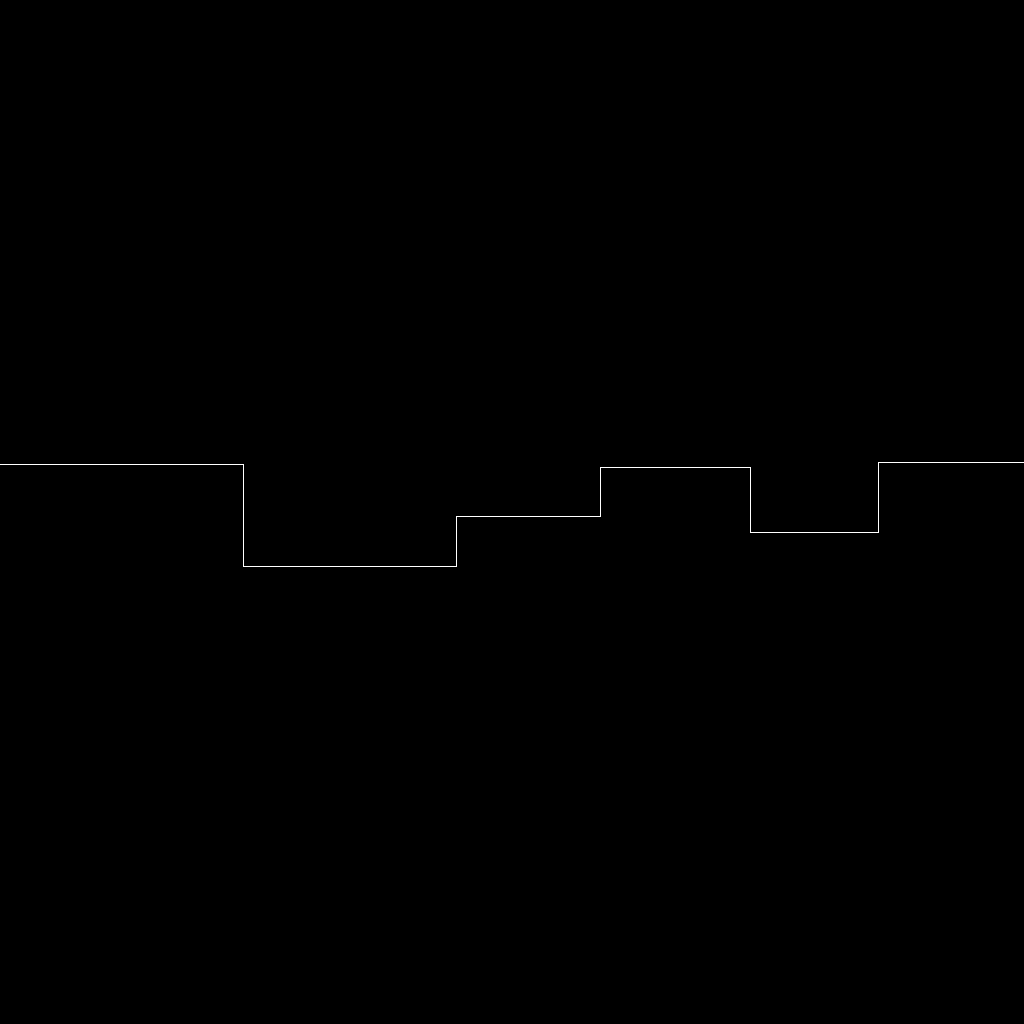
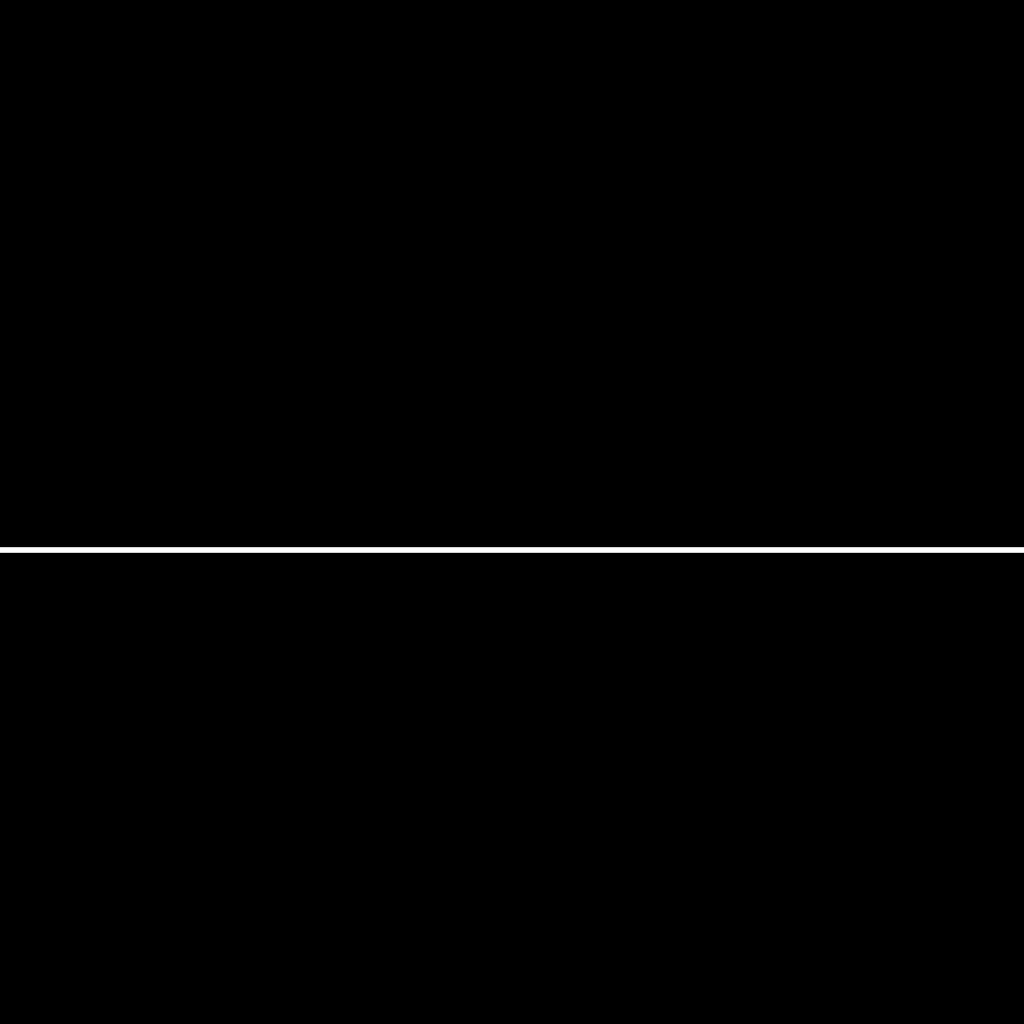
Revision of a layered 1024x1024 image; what changed, layer by layer:
hid "Layer 4" over [0, 462, 1024, 567]
added layer "Background copy 2" above "Background copy" over [0, 527, 1024, 567]
